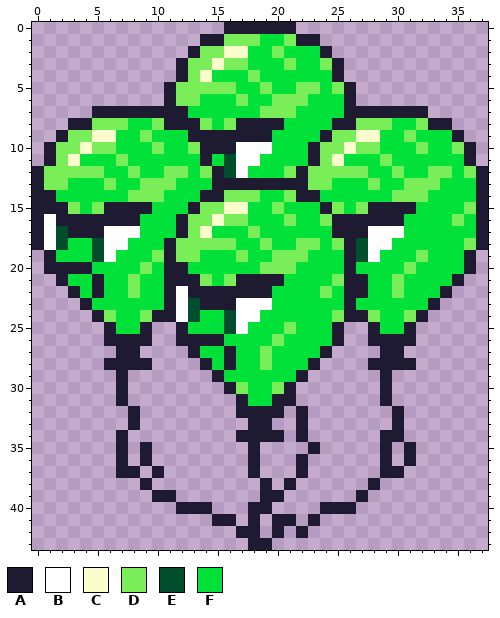
One commit to this pixel-art sprite: projectMinigame/Game/GreenEnemyGroup(SW).png. This is how it looked before the edit.
The file is 38x44 pixels. Colours within 5 levels of each other are drawn and written as one.
Palette (. is transparent): A #1d1a31  B #ffffff  C #fafecc  D #79ee58  E #004e2e  F #00e13a
Pixels before, first column x 0:
 0 ................AAAAAA................
 1 ..............AADDDFFDAA..............
 2 .............ADDCCFFDFFFA.............
 3 ............ADDCDDFFFDFFDA............
 4 ............ADCFFFDFFFFFFA............
 5 ...........ADDDDDFFDFFDDFDA...........
 6 ...........ADDFFFDFFDDDFFFA...........
 7 .....AAAAAAAAFFFFFFDDDFFFFAAAAAAA.....
 8 ...AADDDFFDAAADFDAAAAFFFFAADDDFFDAA...
 9 ..ADDCCFFDFFFAAAAAAAFFFFADDCCFFDFFFA..
10 .ADDCDDFFFDFFDAAABBBFFFADDCDDFFFDFFDA.
11 .ADCFFFDFFFFFFAFEBBFFFFADCFFFDFFFFFFA.
12 ADDDDDFFDFFDDFDAEBFFFDADDDDDFFDFFDDFDA
13 ADDFFFDFFDDDFFFAAAAAAAADDFFFDFFDDDFFFA
14 AAFFFFFFDDDFFFAADDDFFDAAFFFFFFDDDFFFFA
15 AAADFDAAAAFFFADDCCFFDFFFADFDAAAAFFFFDA
16 ABAAAAAAAFFFADDCDDFFFDFFDAAAAAAFFFFDFA
17 ABEAAABBBFFFADCFFFDFFFFFFAAABBBFFFFFFA
18 ABEFFEBBFFFADDDDDFFDFFDDFDAEBBFFFFFFDA
19 .AFFFEBFFFDADDFFFDFFDDDFFFAEBFFFDFFFA.
20 .AAAAFFFFDFAAFFFFFFDDDFFFFAFFFFDFFFFA.
21 ..AFFAFFDFFAAADFDAAAAFFFFDAAFFDFFFFA..
22 ...AFAFFDFFABAAAAAAAFFFFDFAAFFDFFFA...
23 ....AFFFFFFABEAAABBBFFFFFFAFFFFFFA....
24 .....ADFFDAABEFFEBBFFFFFFDAADFFDA.....
25 ......AFFA..AFFFEBFFFDFFFA..AFFA......
26 ......AAAA..AAAAFFFFDFFFFA..AAAA......
27 .......AA....AFFAFFDFFFFA....AA.......
28 ......AAAA....AFAFFDFFFA....AAAA......
29 .......A.......AFFFFFFA......A........
30 .......A........ADFFDA.......A........
31 .......A.........AFFAA.......A........
32 ........A........AAAA.A.......A.......
33 ........A.........AA..A.......A.......
34 .......A.........AAAA.A......AA.......
35 .......A.A........A....A.....A.A......
36 .......A.A........A...A......A.A......
37 .......AA.A.......A...A......AA.......
38 .........A.........A.A......A.........
39 ..........AA.......AA......A..........
40 ............AAA...AA....AAA...........
41 ...............AA.A.AA.A..............
42 .................AA.A.A...............
43 ..................AA..................
Now the later version:
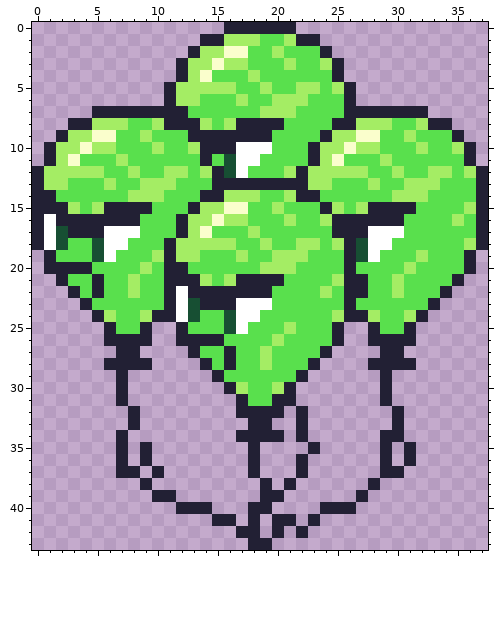
What changed:
colour A: #1d1a31 -> #222034
colour D: #79ee58 -> #a4ed64
colour E: #004e2e -> #174f33
colour F: #00e13a -> #59e04d
